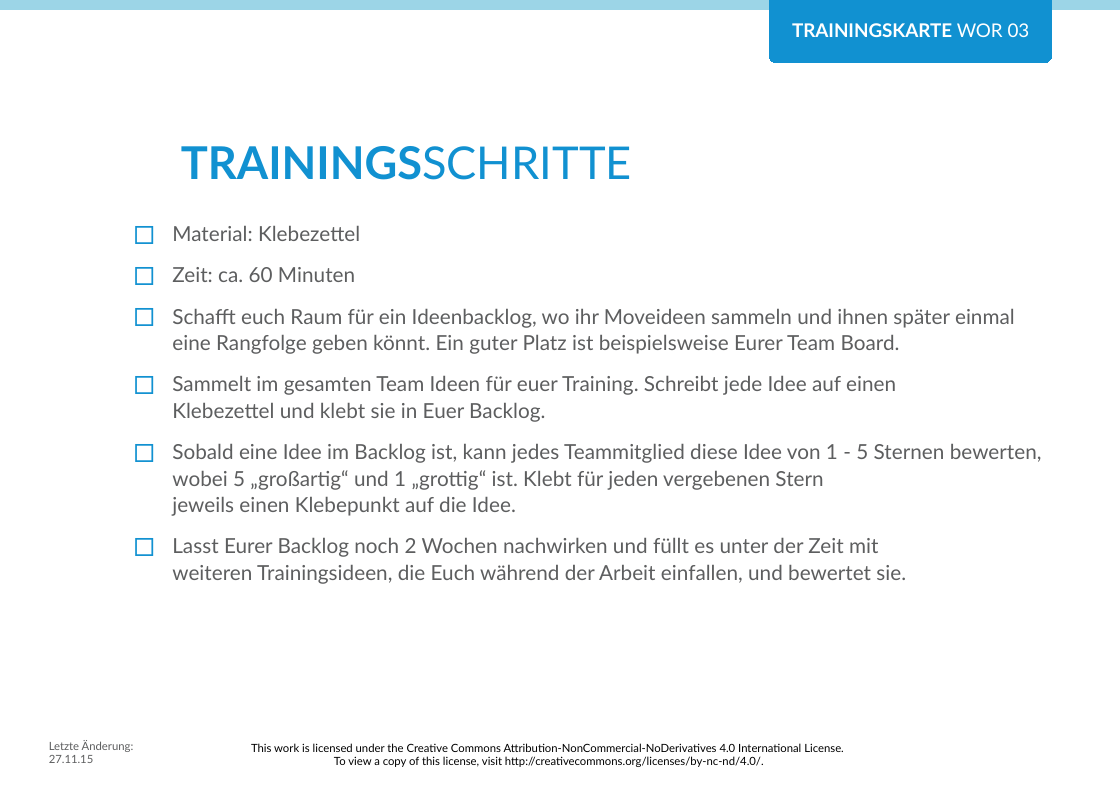
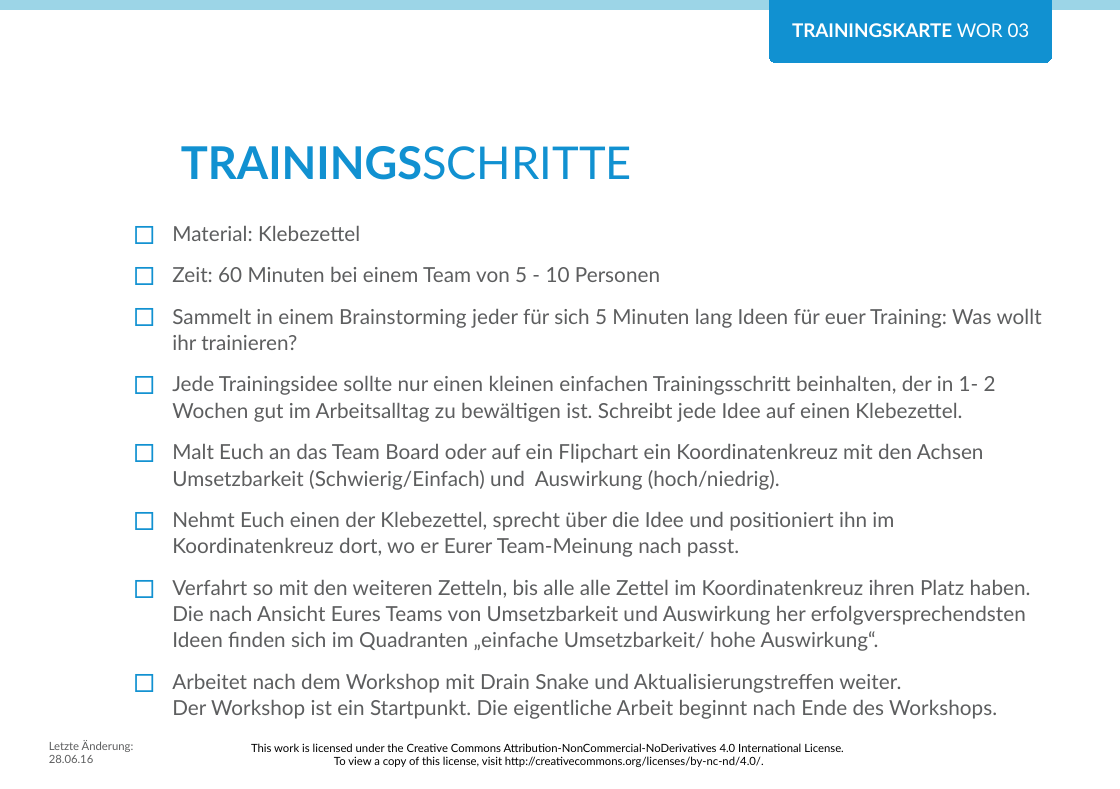
Before and after one commit to Teamtool/training-materials, a slide deck: slide 2 of training-cards/agile moves/Workshops (WOR)/ger/apprentice/ger_WOR_03_Trainingsideen_sammeln_AM_A.pptx. Drawn at 1120x789 pixels with LibreOffice and Linux fonts; fonts in the diff are those of the drawing; background and template pictures are left out. Boxes give left, top, right and bottom in pixels: in the first picture for what was removed or moved away, otherwise in the second. Text is boxed around its words. In the diff, an @@ line names an element or a change of style, - is before the commit and + after.

```diff
--- a/training-cards/agile moves/Workshops (WOR)/ger/apprentice/ger_WOR_03_Trainingsideen_sammeln_AM_A.pptx
+++ b/training-cards/agile moves/Workshops (WOR)/ger/apprentice/ger_WOR_03_Trainingsideen_sammeln_AM_A.pptx
@@ text at <box>172,266,1042,719</box>: text changed @@
-◻ Zeit: ca. 60 Minuten
-◻ Schafft euch Raum für ein Ideenbacklog, wo ihr Moveideen sammeln und ihnen später einmal eine Rangfolge geben könnt. Ein guter Platz ist beispielsweise Eurer Team Board.
-◻ Sammelt im gesamten Team Ideen für euer Training. Schreibt jede Idee auf einen
-  Klebezettel und klebt sie in Euer Backlog.
-◻ Sobald eine Idee im Backlog ist, kann jedes Teammitglied diese Idee von 1 - 5 Sternen bewerten, wobei 5 „großartig“ und 1 „grottig“ ist. Klebt für jeden vergebenen Stern
-  jeweils einen Klebepunkt auf die Idee.
-◻ Lasst Eurer Backlog noch 2 Wochen nachwirken und füllt es unter der Zeit mit
-  weiteren Trainingsideen, die Euch während der Arbeit einfallen, und bewertet sie.
+◻ Zeit: 60 Minuten bei einem Team von 5 - 10 Personen
+◻ Sammelt in einem Brainstorming jeder für sich 5 Minuten lang Ideen für euer Training: Was wollt ihr trainieren?
+◻ Jede Trainingsidee sollte nur einen kleinen einfachen Trainingsschritt beinhalten, der in 1- 2 Wochen gut im Arbeitsalltag zu bewältigen ist. Schreibt jede Idee auf einen Klebezettel.
+◻ Malt Euch an das Team Board oder auf ein Flipchart ein Koordinatenkreuz mit den Achsen Umsetzbarkeit (Schwierig/Einfach) und Auswirkung (hoch/niedrig).
+◻ Nehmt Euch einen der Klebezettel, sprecht über die Idee und positioniert ihn im Koordinatenkreuz dort, wo er Eurer Team-Meinung nach passt.
+◻ Verfahrt so mit den weiteren Zetteln, bis alle alle Zettel im Koordinatenkreuz ihren Platz haben. Die nach Ansicht Eures Teams von Umsetzbarkeit und Auswirkung her erfolgversprechendsten Ideen finden sich im Quadranten „einfache Umsetzbarkeit/ hohe Auswirkung“.
+◻ Arbeitet nach dem Workshop mit Drain Snake und Aktualisierungstreffen weiter.
+  Der Workshop ist ein Startpunkt. Die eigentliche Arbeit beginnt nach Ende des Workshops.
@@ text at <box>49,740,134,763</box>: text changed @@
-Letzte Änderung: 27.11.15
+Letzte Änderung: 28.06.16
```
Also in this commit, not shown: 1 other slide changed, 9 other files.
